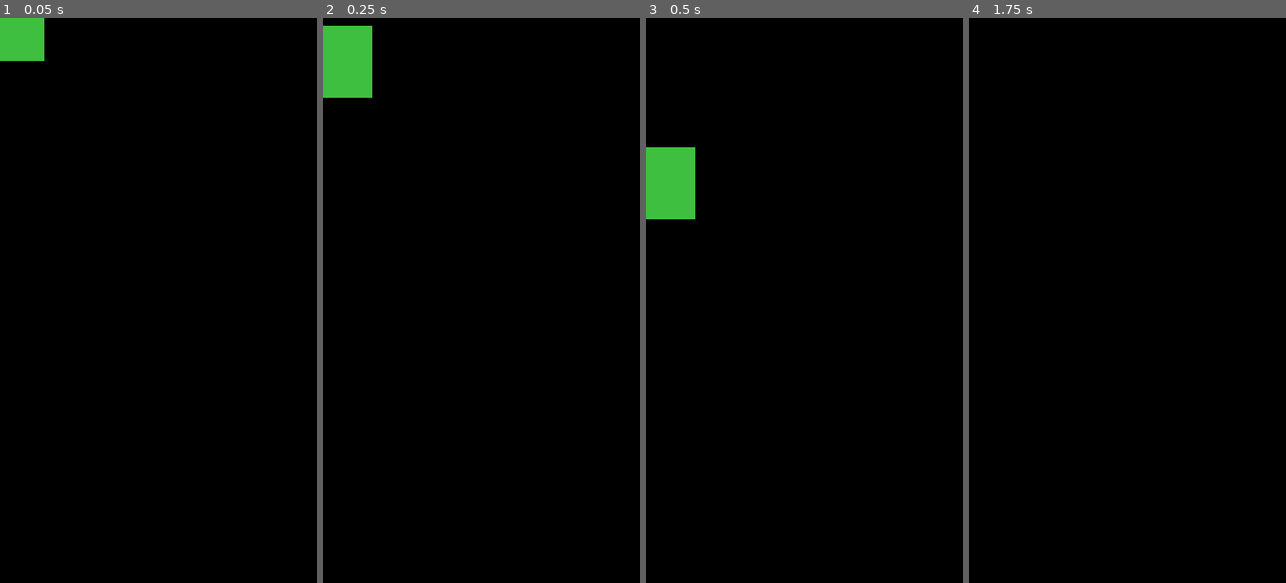
Above: before the commit, frames 1-4 (left to right).
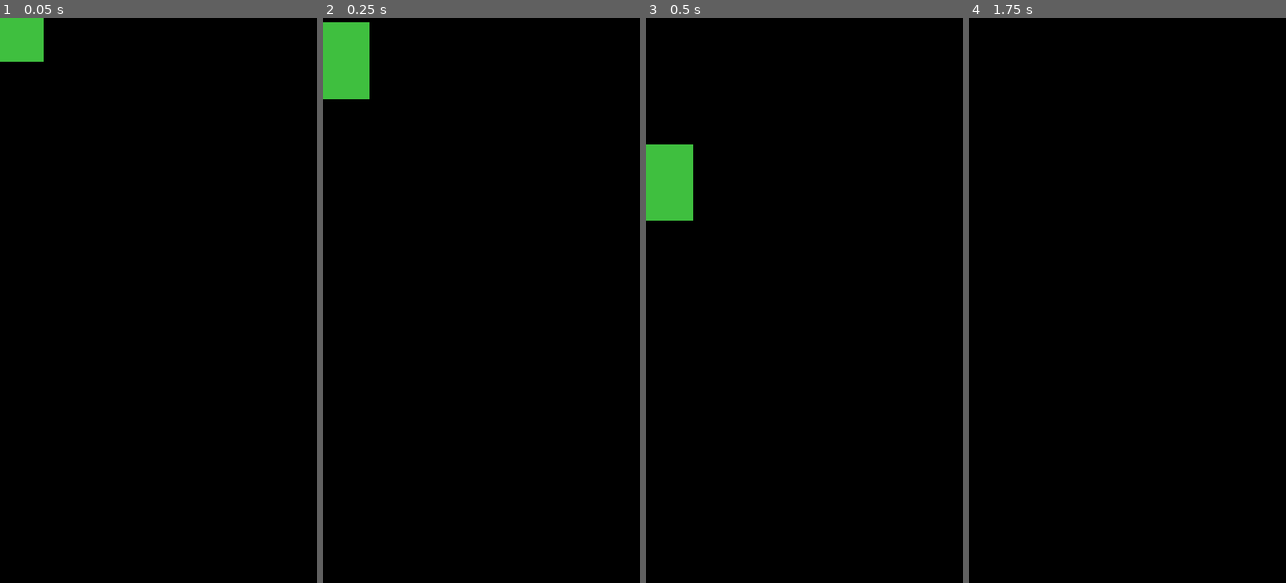
Above: after the commit, the same moments.

Repository: tomas7770/RunJump
Game: Godot game, scene res://scenes/GreenPlayer/GreenPlayer.tscn
The game is run twice, just before and just after one commit, with the same random seed, the same clock (stepped at 60 frames per second) and the same inputs. This scene is started directly instead of the project's main scene. Sound files missing from this copy of the repository are replaced by a short silence.
Inputs (mouse positions are in pixels of both pictures, inside the frame that each line leads up to):
- Up to frame 1 (0.05 s): no input
- Up to frame 2 (0.25 s): no input
- Up to frame 3 (0.5 s): no input
- Up to frame 4 (1.75 s): move the mouse to (1111, 413) at 0.52 s; click (1111, 413) at 0.67 s; tap Enter at 1.25 s; move the mouse to (1222, 385) at 1.27 s; click (1222, 385) at 1.42 s

The runs differ from the first frame. In frame 1, less than 0.1% of the frame differs, in the area x 0-14%, y 0-8%; in frame 2, 0.2%, in the area x 0-16%, y 0-15%; in frame 3, 0.2%; in frame 4, nothing differs.

Commit message:
Tweak falling/landing animation

Diff:
--- a/animations/Player/FallAnim.tres
+++ b/animations/Player/FallAnim.tres
@@ -2,7 +2,7 @@
 
 [resource]
 resource_name = "FallAnim"
-length = 0.4
+length = 0.5
 tracks/0/type = "value"
 tracks/0/path = NodePath("Sprite:scale")
 tracks/0/interp = 2
@@ -10,10 +10,10 @@
 tracks/0/imported = false
 tracks/0/enabled = true
 tracks/0/keys = {
-"times": PoolRealArray( 0, 0.3, 0.4 ),
-"transitions": PoolRealArray( 0.6, 1, 1 ),
+"times": PoolRealArray( 0, 0.3, 0.4, 0.5 ),
+"transitions": PoolRealArray( 1, 1, 1, 1 ),
 "update": 0,
-"values": [ Vector2( 2, 2 ), Vector2( 2.3, 1.7 ), Vector2( 2, 2 ) ]
+"values": [ Vector2( 2, 2 ), Vector2( 2.2, 1.8 ), Vector2( 2.3, 1.7 ), Vector2( 2, 2 ) ]
 }
 tracks/1/type = "value"
 tracks/1/path = NodePath("Sprite:offset")
@@ -22,10 +22,10 @@
 tracks/1/imported = false
 tracks/1/enabled = true
 tracks/1/keys = {
-"times": PoolRealArray( 0, 0.3, 0.4 ),
-"transitions": PoolRealArray( 1, 1, 1 ),
+"times": PoolRealArray( 0, 0.3, 0.4, 0.5 ),
+"transitions": PoolRealArray( 1, 1, 1, 1 ),
 "update": 0,
-"values": [ Vector2( 0, 0 ), Vector2( 0, 5 ), Vector2( 0, 0 ) ]
+"values": [ Vector2( 0, 0 ), Vector2( 0, 4 ), Vector2( 0, 6 ), Vector2( 0, 0 ) ]
 }
 tracks/2/type = "method"
 tracks/2/path = NodePath(".")
--- a/animations/Player/JumpAnim.tres
+++ b/animations/Player/JumpAnim.tres
@@ -2,7 +2,7 @@
 
 [resource]
 resource_name = "JumpAnim"
-length = 0.7
+length = 0.8
 tracks/0/type = "value"
 tracks/0/path = NodePath("Sprite:scale")
 tracks/0/interp = 2
@@ -10,10 +10,10 @@
 tracks/0/imported = false
 tracks/0/enabled = true
 tracks/0/keys = {
-"times": PoolRealArray( 0, 0.3, 0.6, 0.7 ),
-"transitions": PoolRealArray( 0.6, 1, 1, 1 ),
+"times": PoolRealArray( 0, 0.3, 0.6, 0.7, 0.8 ),
+"transitions": PoolRealArray( 0.6, 1, 1, 1, 1 ),
 "update": 0,
-"values": [ Vector2( 2, 2 ), Vector2( 1.7, 2.3 ), Vector2( 2.3, 1.7 ), Vector2( 2, 2 ) ]
+"values": [ Vector2( 2, 2 ), Vector2( 1.7, 2.3 ), Vector2( 2.2, 1.8 ), Vector2( 2.3, 1.7 ), Vector2( 2, 2 ) ]
 }
 tracks/1/type = "value"
 tracks/1/path = NodePath("Sprite:offset")
@@ -22,10 +22,10 @@
 tracks/1/imported = false
 tracks/1/enabled = true
 tracks/1/keys = {
-"times": PoolRealArray( 0, 0.3, 0.6, 0.7 ),
-"transitions": PoolRealArray( 1, 1, 1, 1 ),
+"times": PoolRealArray( 0, 0.3, 0.6, 0.7, 0.8 ),
+"transitions": PoolRealArray( 1, 1, 1, 1, 1 ),
 "update": 0,
-"values": [ Vector2( 0, 0 ), Vector2( 0, 0 ), Vector2( 0, 5 ), Vector2( 0, 0 ) ]
+"values": [ Vector2( 0, 0 ), Vector2( 0, 0 ), Vector2( 0, 4 ), Vector2( 0, 6 ), Vector2( 0, 0 ) ]
 }
 tracks/2/type = "method"
 tracks/2/path = NodePath(".")
